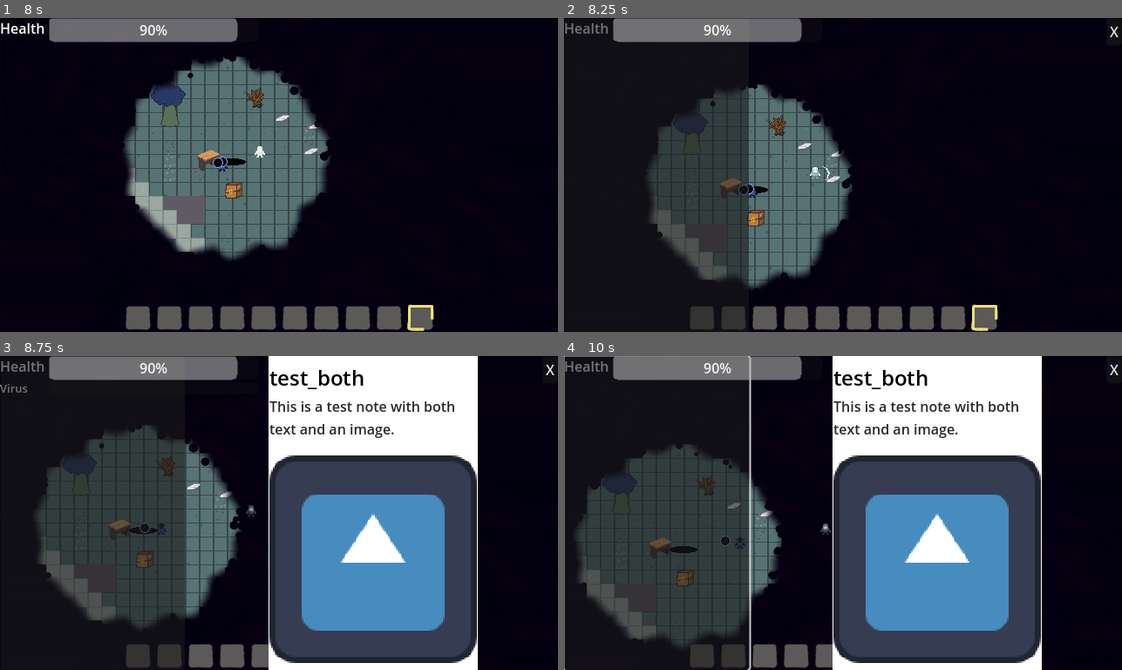
Above: before the commit, frames 1-4 (two rows, left to right).
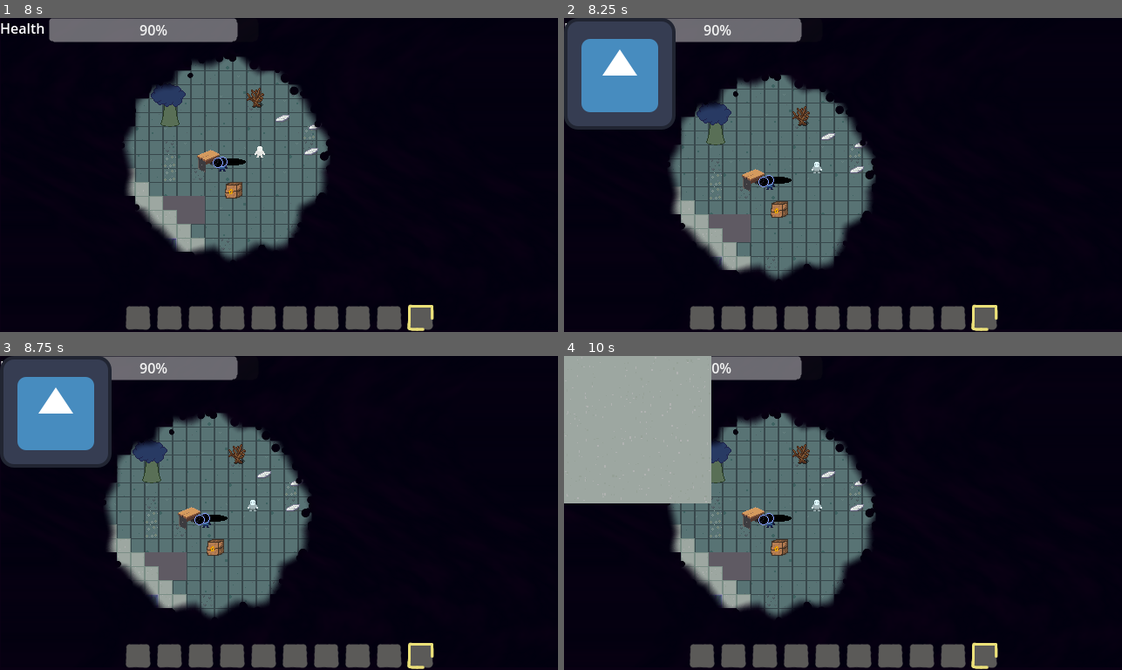
Above: after the commit, the same moments.

Repository: TimoRoggel/EverDark
Game: Godot game, scene res://scenes/levels/world.tscn
Two runs of this game, one before a commit and one after it. Both use one fixed random seed, a clock stepped at 60 frames per second and the inputs below. The engine's default icon, where the game draws it, is replaced by a stand-in: a white triangle on a blue panel in a dark square.
Inputs (mouse positions are in pixels of both pictures, inside the frame that each line leads up to):
- Up to frame 1 (8 s): click (139, 319) at 0.52 s; click (167, 319) at 1.27 s; click (200, 319) at 2.02 s; click (234, 319) at 2.77 s; click (262, 319) at 3.52 s; click (295, 319) at 4.27 s; click (323, 319) at 5.02 s; click (357, 319) at 5.77 s; click (390, 319) at 6.52 s; click (418, 319) at 7.27 s
- Up to frame 2 (8.25 s): tap Enter at 8 s; move the mouse to (965, 159) at 8.02 s; hold D (right) from 8.03 s (still down); hold Shift (dash) from 8.03 s (still down); click (965, 159) at 8.17 s
- Up to frame 3 (8.75 s): keep holding D (right); keep holding Shift (dash); tap F (interact) at 8.3 s
- Up to frame 4 (10 s): release D (right) at 8.75 s; release Shift (dash) at 8.75 s; drag from (731, 528) to (815, 575) at 8.77 s; move the mouse to (898, 443) at 9.52 s; hold D (right) from 9.53 s (still down); hold Shift (dash) from 9.53 s (still down); tap E (open) at 9.6 s; click (898, 443) at 9.67 s

Frame 1 is identical in both runs. In frame 2, 23% of the frame differs, in the area x 0-100%, y 0-100%; in frame 3, 64%; in frame 4, 72%.

Commit message:
cutscene system

Diff:
--- a/project.godot
+++ b/project.godot
@@ -24,6 +24,7 @@
 Debug="*res://scripts/globals/debug.gd"
 Generator="*res://scripts/globals/generator.gd"
 LoreSystem="*res://scripts/globals/lore_system.gd"
+CutsceneManager="*res://scripts/globals/cutscene_manager.gd"
 
 [display]
 
--- /dev/null
+++ b/resources/cutscenes/test_cutscene.tres
@@ -0,0 +1,32 @@
+[gd_resource type="Resource" script_class="Cutscene" load_steps=9 format=3 uid="uid://dptbamp0ib2ib"]
+
+[ext_resource type="Script" uid="uid://cigghrhljfb3i" path="res://scripts/resources/cutscenes/cutscene_frame.gd" id="1_45cxg"]
+[ext_resource type="Script" uid="uid://uc3cowu6nk4c" path="res://scripts/resources/cutscenes/cutscene.gd" id="2_62bid"]
+[ext_resource type="Texture2D" uid="uid://b6gfa0grw3kwg" path="res://icon.svg" id="2_a58a0"]
+[ext_resource type="Texture2D" uid="uid://b8xd1msmlcyk1" path="res://graphics/tile_sheets/sand_sheet.png" id="3_8ffjd"]
+[ext_resource type="Texture2D" uid="uid://cd4wns84u4ik4" path="res://graphics/tile_sheets/water_sheet.png" id="4_a58a0"]
+
+[sub_resource type="Resource" id="Resource_wegge"]
+script = ExtResource("1_45cxg")
+image = ExtResource("2_a58a0")
+metadata/_custom_type_script = "uid://cigghrhljfb3i"
+
+[sub_resource type="Resource" id="Resource_0gb7x"]
+script = ExtResource("1_45cxg")
+image = ExtResource("3_8ffjd")
+end_zoom = 2.0
+duration = 3.0
+metadata/_custom_type_script = "uid://cigghrhljfb3i"
+
+[sub_resource type="Resource" id="Resource_ippr1"]
+script = ExtResource("1_45cxg")
+image = ExtResource("4_a58a0")
+end_position = Vector2(512, 512)
+duration = 4.0
+metadata/_custom_type_script = "uid://cigghrhljfb3i"
+
+[resource]
+script = ExtResource("2_62bid")
+skipable = true
+frames = Array[ExtResource("1_45cxg")]([SubResource("Resource_wegge"), SubResource("Resource_0gb7x"), SubResource("Resource_ippr1")])
+metadata/_custom_type_script = "uid://uc3cowu6nk4c"
--- a/scripts/components/input_component.gd
+++ b/scripts/components/input_component.gd
@@ -1,4 +1,6 @@
 class_name InputComponent extends Component
+
+const TEST_CUTSCENE = preload("uid://dptbamp0ib2ib")
 
 var movement: Vector2 = Vector2.ZERO
 var attacking: bool = false
@@ -35,7 +37,8 @@
 		can_spawn = !can_spawn
 		inventory_toggled.emit()
 	if Input.is_action_just_pressed("dash"):
-		LoreSystem.open_screen()
+		#LoreSystem.open_screen()
+		CutsceneManager.play(TEST_CUTSCENE)
 	movement = Input.get_vector("left", "right", "up", "down")
 	attacking = Input.is_action_pressed("attack")
 	blocking = Input.is_action_pressed("block")
--- /dev/null
+++ b/scripts/globals/cutscene_manager.gd
@@ -0,0 +1,46 @@
+extends Node
+
+var overlay: CanvasLayer = CanvasLayer.new()
+var frame_texture: TextureRect = TextureRect.new()
+
+func _ready() -> void:
+	process_mode = Node.PROCESS_MODE_ALWAYS
+	overlay.layer = 2
+	add_child(overlay)
+	overlay.add_child(frame_texture)
+	overlay.visible = false
+
+func play(cutscene: Cutscene) -> void:
+	overlay.visible = true
+	# Pause
+	var previous_paused: bool = get_tree().paused
+	get_tree().paused = true
+	# Show frames
+	for frame: CutsceneFrame in cutscene.frames:
+		if await show_cutscene_frame(frame, cutscene.skipable):
+			break
+	# Continue / next cutscene
+	if cutscene.next_cutscene:
+		play(cutscene.next_cutscene)
+	else:
+		get_tree().paused = previous_paused
+		overlay.visible = false
+
+func show_cutscene_frame(frame: CutsceneFrame, can_skip: bool = false) -> bool:
+	# Initialize settings
+	frame_texture.texture = frame.image
+	frame_texture.position = frame.start_position
+	frame_texture.scale = Vector2.ONE * frame.start_zoom
+	# Create animation
+	var tween: Tween = create_tween()
+	tween.set_parallel(true)
+	tween.tween_property(frame_texture, "position", frame.end_position, frame.duration)
+	tween.tween_property(frame_texture, "scale", Vector2.ONE * frame.end_zoom, frame.duration)
+	tween.play()
+	# Check for skip
+	while tween.is_running():
+		await get_tree().process_frame
+		if can_skip && Input.is_action_just_pressed("debug"):
+			tween.stop()
+			return true
+	return false
--- /dev/null
+++ b/scripts/resources/cutscenes/cutscene.gd
@@ -0,0 +1,5 @@
+class_name Cutscene extends Resource
+
+@export var skipable: bool = false
+@export var frames: Array[CutsceneFrame] = []
+@export var next_cutscene: Cutscene = null
--- /dev/null
+++ b/scripts/resources/cutscenes/cutscene_frame.gd
@@ -0,0 +1,8 @@
+class_name CutsceneFrame extends Resource
+
+@export var image: Texture2D = null
+@export var start_position: Vector2 = Vector2.ZERO
+@export var end_position: Vector2 = Vector2.ZERO
+@export var start_zoom: float = 1.0
+@export var end_zoom: float = 1.0
+@export var duration: float = 1.0
Not shown: 1 places in scenes/characters/player.tscn that only renumber resources
Not shown, added: scripts/globals/cutscene_manager.gd.uid
Not shown, added: scripts/resources/cutscenes/cutscene.gd.uid
Not shown, added: scripts/resources/cutscenes/cutscene_frame.gd.uid
